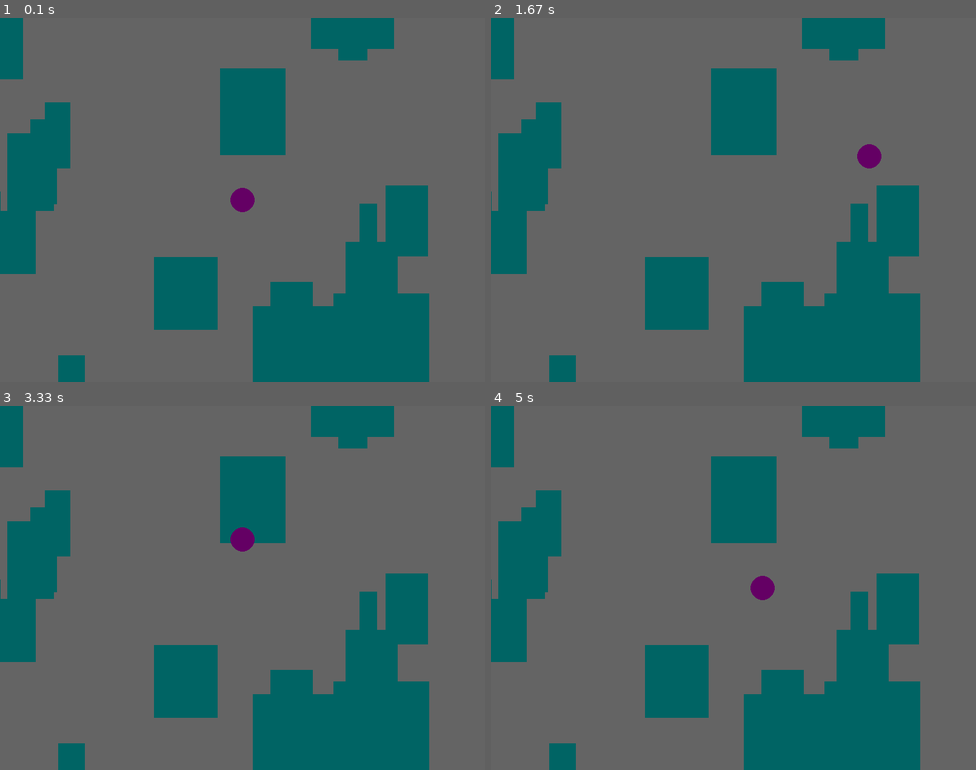
Above: before the commit, frames 1-4 (two rows, left to right).
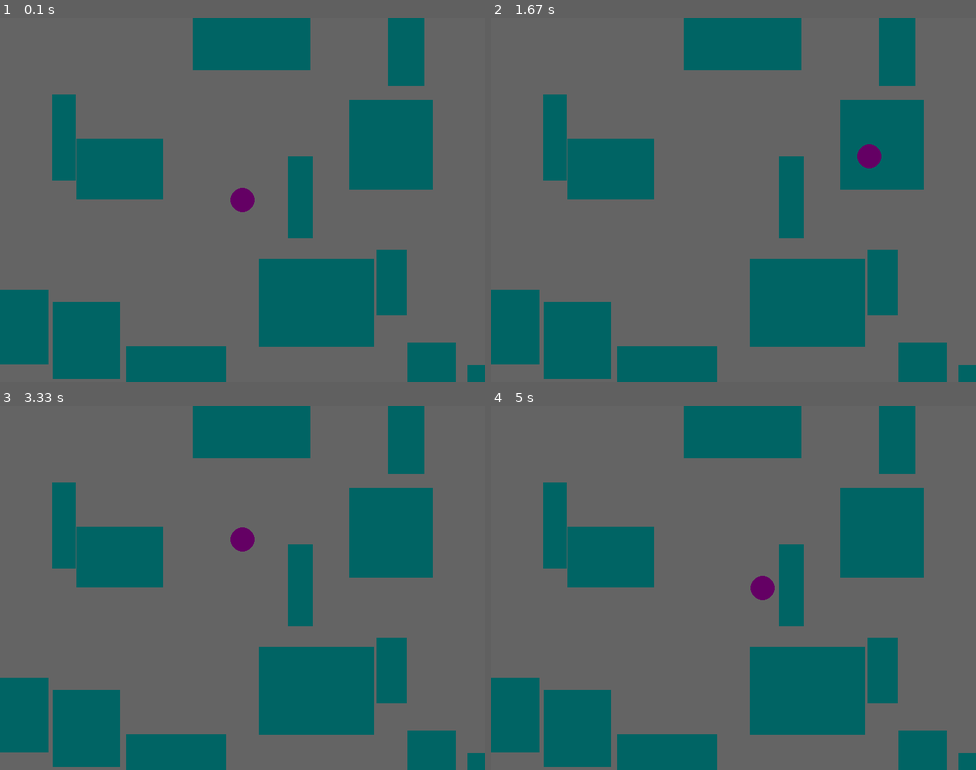
Above: after the commit, the same moments.

Repository: djnyc/pygame-intro
Game: pygame game, started from python-platform.py
Two runs of this game, one before a commit and one after it. Both use one fixed random seed, a clock stepped at 60 frames per second and the inputs below.
Inputs:
- Up to frame 1 (0.1 s): no input
- Up to frame 2 (1.67 s): hold Right 0.33-0.8 s; hold Up 0.83-1.13 s; hold Right 1.17-1.63 s
- Up to frame 3 (3.33 s): hold Left 1.67-2.2 s; hold Down 2.23-2.53 s; hold Left 2.57-2.97 s; hold Up from 3 s (still down)
- Up to frame 4 (5 s): release Up at 3.37 s; hold Right 3.4-4.03 s; hold Down 4.07-4.43 s; hold Left 4.47-4.93 s; hold Right from 4.97 s (still down)

The runs differ from the first frame. In frame 1, 41% of the frame differs, in the area x 0-100%, y 0-100%; in frame 2, 41%; in frame 3, 41%; in frame 4, 41%.

Commit message:
Nice rectangle work - not quite enough

Diff:
--- a/python-platform.py
+++ b/python-platform.py
@@ -7,11 +7,12 @@
     def __init__(self, x, y, w, h):
         self.x, self.y = x, y
         self.w, self.h = w, h
+        self.rect = pygame.Rect(self.x, self.y, self.w, self.h)
 
     def draw(self):
         w, h = screen.get_size()
         if self.x + self.w > 0 and self.x < w and self.y + self.h > 0 and self.y < h:
-            pygame.draw.rect(screen, (0, 100, 100), pygame.Rect(self.x, self.y, self.w, self.h))
+            pygame.draw.rect(screen, (0, 100, 100), self.rect)
 
 
 class Player:
@@ -37,7 +38,21 @@
 blocks = []
 
 for i in range(100):
-    blocks.append(Block(r.randint(-1000, 1000), r.randint(-1000, 1000), r.randint(20, 200), r.randint(100, 150)))
+    looking = True
+
+    while looking:
+        bx, by = r.randint(-1000, 1000), r.randint(-1000, 1000)
+        w, h = r.randint(20, 200), r.randint(100, 150)
+
+        next_block = Block(bx, by, w, h)
+
+        if blocks and next_block.rect.collidelist([b.rect for b in blocks]) != -1:
+            looking = True
+        else:
+            looking = False
+
+    blocks.append(next_block)
+
 
 while True:
     if pygame.event.get(pygame.QUIT):
